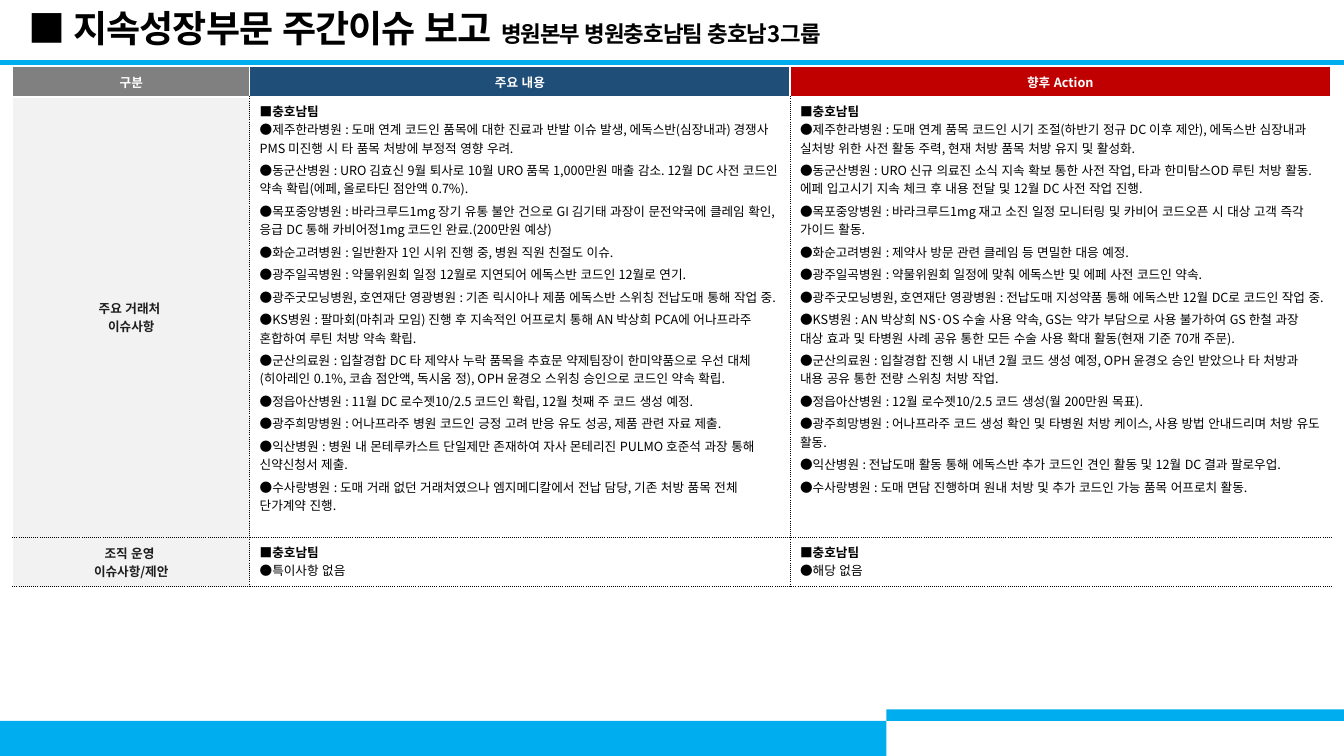
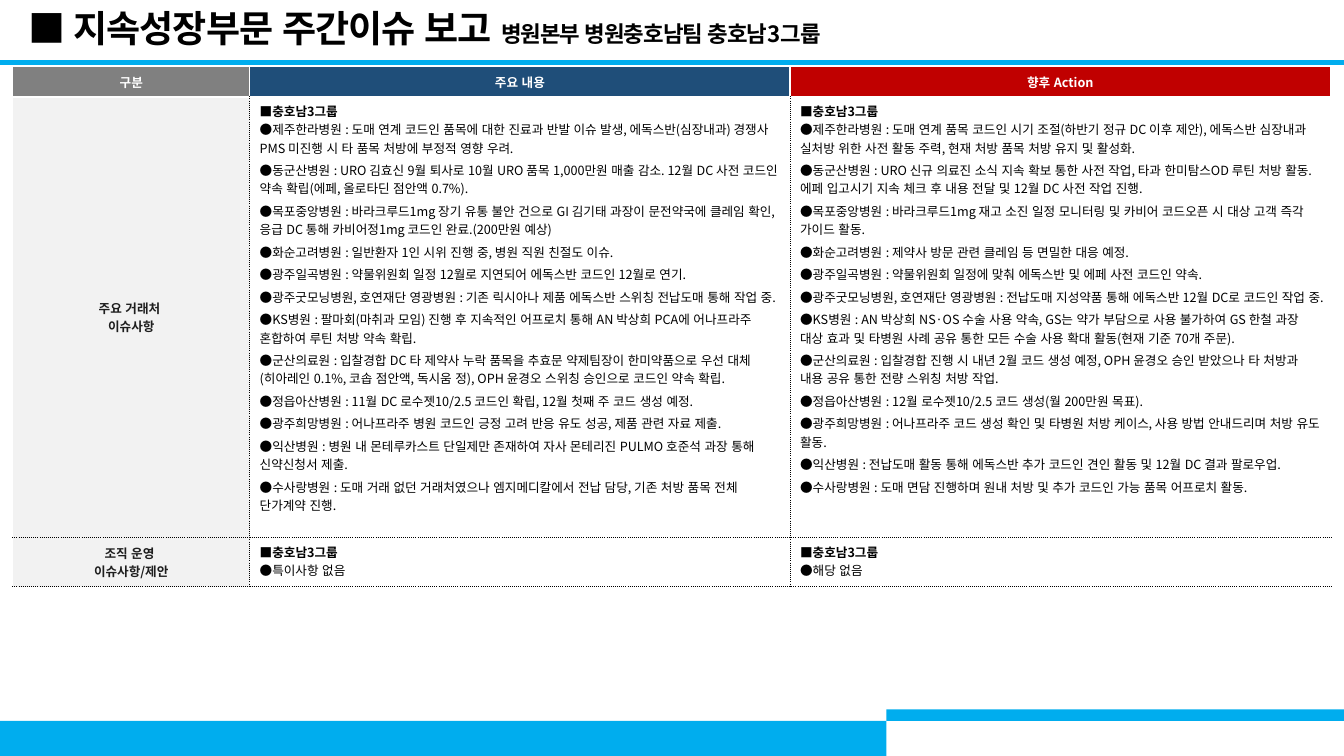
Before and after one commit to ghost9434-byte/my-first-project, a slide deck: slide 2 of 지속성장부문_월간이슈보고_충호남3그룹_초안.pptx. Drawn at 1344x756 pixels with LibreOffice and Linux fonts; fonts in the diff are those of the drawing; background and template pictures are left out. Boxes give left, top, right and bottom in pixels: in the first picture for what was removed or moved away, otherwise in the second. Text is boxed around its words. In the diff, an @@ line names an element or a change of style, - is before the commit and + after.

```diff
--- a/지속성장부문_월간이슈보고_충호남3그룹_초안.pptx
+++ b/지속성장부문_월간이슈보고_충호남3그룹_초안.pptx
@@ table at bbox=[13, 67, 1331, 583] @@
-row 2, column 2: ■충호남팀 / ●제주한라병원 : 도매 연계 코드인 품목에 대한 진료과 반발 이슈 발생, 에독스반(심장내과) 경쟁사 PMS 미진행 시 타 품목 처방에 부정적 영향 우려. / ●동군산병원 : URO 김효신 9월 퇴사로 10월 URO 품목 1,000만원 매출 감소. 12월 DC 사전 코드인 약속 확립(에페, 올로타딘 점안액 0.7%). / ●목포중앙병원 : 바라크루드1mg 장기 유통 불안 건으로 GI 김기태 과장이 문전약국에 클레임 확인, 응급 DC 통해 카비어정1mg 코드인 완료.(200만원 예상) / ●화순고려병원 : 일반환자 1인 시위 진행 중, 병원 직원 친절도 이슈. / ●광주일곡병원 : 약물위원회 일정 12월로 지연되어 에독스반 코드인 12월로 연기. / ●광주굿모닝병원, 호연재단 영광병원 : 기존 릭시아나 제품 에독스반 스위칭 전납도매 통해 작업 중. / ●KS병원 : 팔마회(마취과 모임) 진행 후 지속적인 어프로치 통해 AN 박상희 PCA에 어나프라주 혼합하여 루틴 처방 약속 확립. / ●군산의료원 : 입찰경합 DC 타 제약사 누락 품목을 추효문 약제팀장이 한미약품으로 우선 대체(히아레인 0.1%, 코솝 점안액, 독시움 정), OPH 윤경오 스위칭 승인으로 코드인 약속 확립. / ●정읍아산병원 : 11월 DC 로수젯10/2.5 코드인 확립, 12월 첫째 주 코드 생성 예정. / ●광주희망병원 : 어나프라주 병원 코드인 긍정 고려 반응 유도 성공, 제품 관련 자료 제출. / ●익산병원 : 병원 내 몬테루카스트 단일제만 존재하여 자사 몬테리진 PULMO 호준석 과장 통해 신약신청서 제출. / ●수사랑병원 : 도매 거래 없던 거래처였으나 엠지메디칼에서 전납 담당, 기존 처방 품목 전체 단가계약 진행.
+row 2, column 2: ■충호남3그룹 / ●제주한라병원 : 도매 연계 코드인 품목에 대한 진료과 반발 이슈 발생, 에독스반(심장내과) 경쟁사 PMS 미진행 시 타 품목 처방에 부정적 영향 우려. / ●동군산병원 : URO 김효신 9월 퇴사로 10월 URO 품목 1,000만원 매출 감소. 12월 DC 사전 코드인 약속 확립(에페, 올로타딘 점안액 0.7%). / ●목포중앙병원 : 바라크루드1mg 장기 유통 불안 건으로 GI 김기태 과장이 문전약국에 클레임 확인, 응급 DC 통해 카비어정1mg 코드인 완료.(200만원 예상) / ●화순고려병원 : 일반환자 1인 시위 진행 중, 병원 직원 친절도 이슈. / ●광주일곡병원 : 약물위원회 일정 12월로 지연되어 에독스반 코드인 12월로 연기. / ●광주굿모닝병원, 호연재단 영광병원 : 기존 릭시아나 제품 에독스반 스위칭 전납도매 통해 작업 중. / ●KS병원 : 팔마회(마취과 모임) 진행 후 지속적인 어프로치 통해 AN 박상희 PCA에 어나프라주 혼합하여 루틴 처방 약속 확립. / ●군산의료원 : 입찰경합 DC 타 제약사 누락 품목을 추효문 약제팀장이 한미약품으로 우선 대체(히아레인 0.1%, 코솝 점안액, 독시움 정), OPH 윤경오 스위칭 승인으로 코드인 약속 확립. / ●정읍아산병원 : 11월 DC 로수젯10/2.5 코드인 확립, 12월 첫째 주 코드 생성 예정. / ●광주희망병원 : 어나프라주 병원 코드인 긍정 고려 반응 유도 성공, 제품 관련 자료 제출. / ●익산병원 : 병원 내 몬테루카스트 단일제만 존재하여 자사 몬테리진 PULMO 호준석 과장 통해 신약신청서 제출. / ●수사랑병원 : 도매 거래 없던 거래처였으나 엠지메디칼에서 전납 담당, 기존 처방 품목 전체 단가계약 진행.
-row 2, column 3: ■충호남팀 / ●제주한라병원 : 도매 연계 품목 코드인 시기 조절(하반기 정규 DC 이후 제안), 에독스반 심장내과 실처방 위한 사전 활동 주력, 현재 처방 품목 처방 유지 및 활성화. / ●동군산병원 : URO 신규 의료진 소식 지속 확보 통한 사전 작업, 타과 한미탐스OD 루틴 처방 활동. 에페 입고시기 지속 체크 후 내용 전달 및 12월 DC 사전 작업 진행. / ●목포중앙병원 : 바라크루드1mg 재고 소진 일정 모니터링 및 카비어 코드오픈 시 대상 고객 즉각 가이드 활동. / ●화순고려병원 : 제약사 방문 관련 클레임 등 면밀한 대응 예정. / ●광주일곡병원 : 약물위원회 일정에 맞춰 에독스반 및 에페 사전 코드인 약속. / ●광주굿모닝병원, 호연재단 영광병원 : 전납도매 지성약품 통해 에독스반 12월 DC로 코드인 작업 중. / ●KS병원 : AN 박상희 NS·OS 수술 사용 약속, GS는 약가 부담으로 사용 불가하여 GS 한철 과장 대상 효과 및 타병원 사례 공유 통한 모든 수술 사용 확대 활동(현재 기준 70개 주문). / ●군산의료원 : 입찰경합 진행 시 내년 2월 코드 생성 예정, OPH 윤경오 승인 받았으나 타 처방과 내용 공유 통한 전량 스위칭 처방 작업. / ●정읍아산병원 : 12월 로수젯10/2.5 코드 생성(월 200만원 목표). / ●광주희망병원 : 어나프라주 코드 생성 확인 및 타병원 처방 케이스, 사용 방법 안내드리며 처방 유도 활동. / ●익산병원 : 전납도매 활동 통해 에독스반 추가 코드인 견인 활동 및 12월 DC 결과 팔로우업. / ●수사랑병원 : 도매 면담 진행하며 원내 처방 및 추가 코드인 가능 품목 어프로치 활동.
+row 2, column 3: ■충호남3그룹 / ●제주한라병원 : 도매 연계 품목 코드인 시기 조절(하반기 정규 DC 이후 제안), 에독스반 심장내과 실처방 위한 사전 활동 주력, 현재 처방 품목 처방 유지 및 활성화. / ●동군산병원 : URO 신규 의료진 소식 지속 확보 통한 사전 작업, 타과 한미탐스OD 루틴 처방 활동. 에페 입고시기 지속 체크 후 내용 전달 및 12월 DC 사전 작업 진행. / ●목포중앙병원 : 바라크루드1mg 재고 소진 일정 모니터링 및 카비어 코드오픈 시 대상 고객 즉각 가이드 활동. / ●화순고려병원 : 제약사 방문 관련 클레임 등 면밀한 대응 예정. / ●광주일곡병원 : 약물위원회 일정에 맞춰 에독스반 및 에페 사전 코드인 약속. / ●광주굿모닝병원, 호연재단 영광병원 : 전납도매 지성약품 통해 에독스반 12월 DC로 코드인 작업 중. / ●KS병원 : AN 박상희 NS·OS 수술 사용 약속, GS는 약가 부담으로 사용 불가하여 GS 한철 과장 대상 효과 및 타병원 사례 공유 통한 모든 수술 사용 확대 활동(현재 기준 70개 주문). / ●군산의료원 : 입찰경합 진행 시 내년 2월 코드 생성 예정, OPH 윤경오 승인 받았으나 타 처방과 내용 공유 통한 전량 스위칭 처방 작업. / ●정읍아산병원 : 12월 로수젯10/2.5 코드 생성(월 200만원 목표). / ●광주희망병원 : 어나프라주 코드 생성 확인 및 타병원 처방 케이스, 사용 방법 안내드리며 처방 유도 활동. / ●익산병원 : 전납도매 활동 통해 에독스반 추가 코드인 견인 활동 및 12월 DC 결과 팔로우업. / ●수사랑병원 : 도매 면담 진행하며 원내 처방 및 추가 코드인 가능 품목 어프로치 활동.
-row 3, column 2: ■충호남팀 / ●특이사항 없음
+row 3, column 2: ■충호남3그룹 / ●특이사항 없음
-row 3, column 3: ■충호남팀 / ●해당 없음
+row 3, column 3: ■충호남3그룹 / ●해당 없음
```
Also in this commit, not shown: 1 other slide changed.
